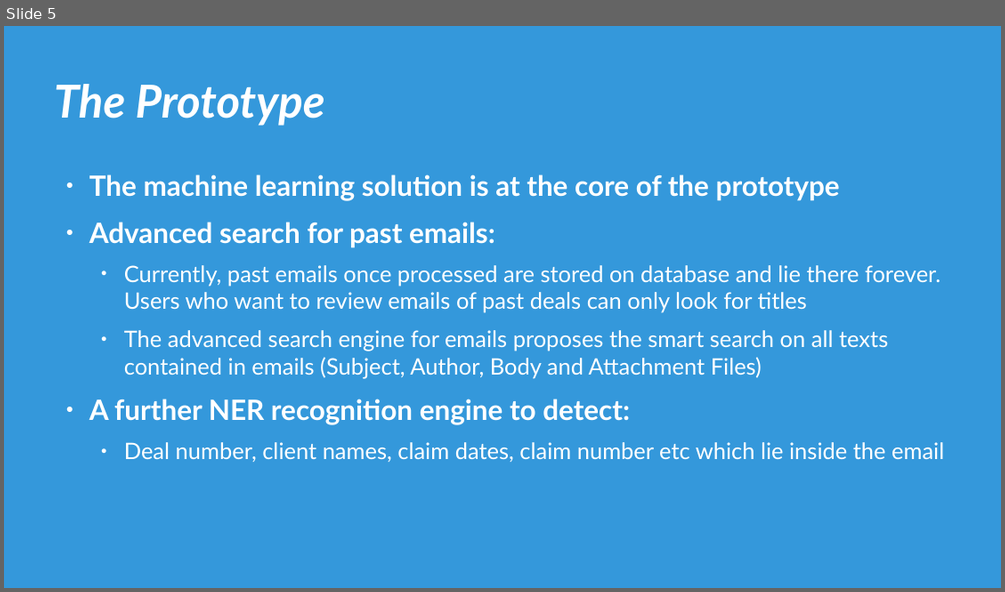
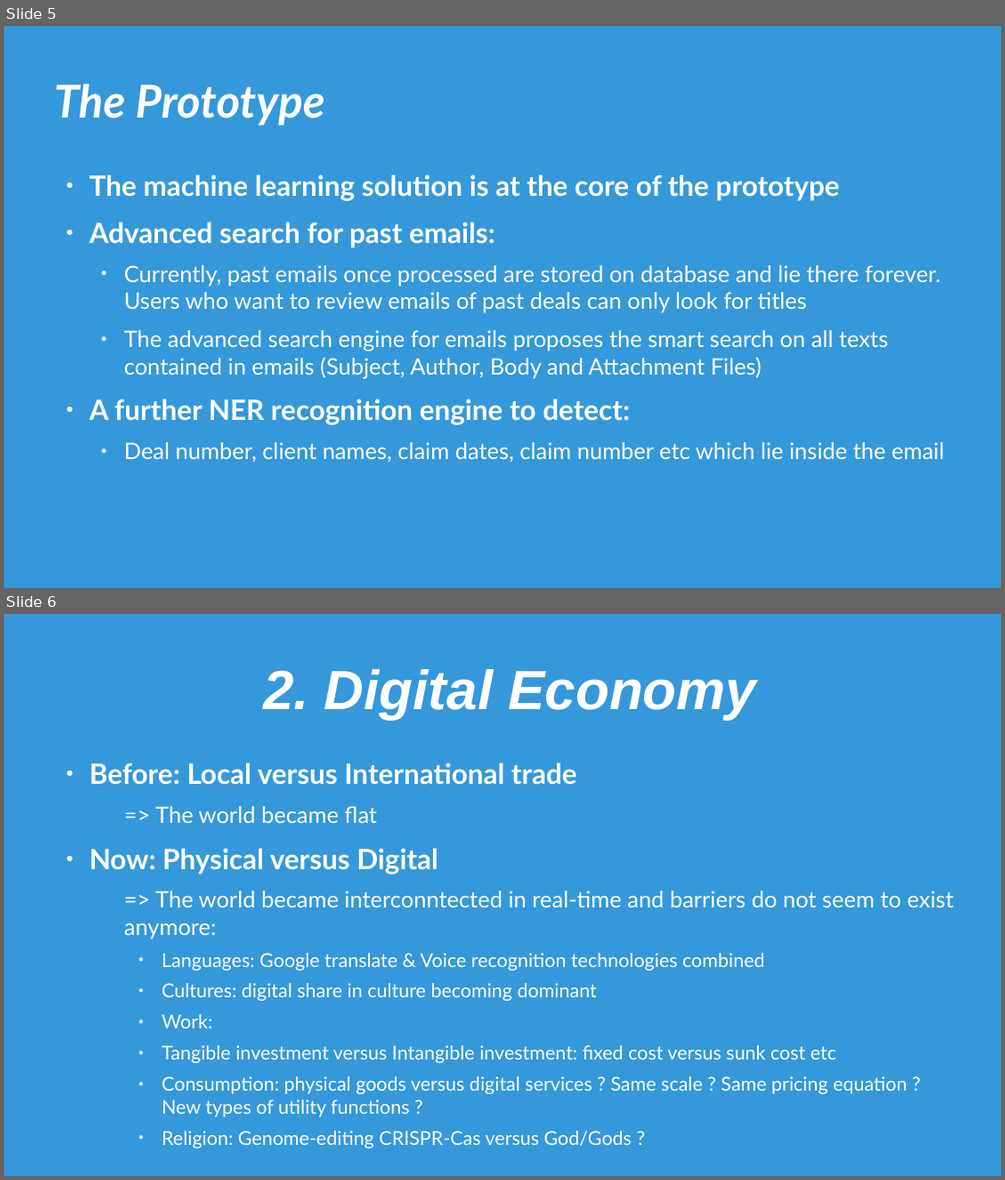
Before and after one commit to dmanh/publish, a slide deck: cafeseminaire_May_2019/production_machine_learning.odp. Shown one above the other, each under a label of ours: slide 5 before the commit, slides 5 and 6 after it. The pictures are 1005x592 and 1005x1180 pixels, drawn with LibreOffice and Linux fonts; fonts in the diff are those of the drawing. Boxes give left, top, right and bottom in pixels: in the first picture for what was removed or moved away, otherwise in the second. Text is boxed around its words. In the diff, an @@ line names an element or a change of style, - is before the commit and + after.

```diff
--- a/cafeseminaire_May_2019/production_machine_learning.odp
+++ b/cafeseminaire_May_2019/production_machine_learning.odp
@@ slide 6 added at (x1=4, y1=614, x2=1001, y2=1176), background #3498DB @@
@@ title added at (x1=263, y1=669, x2=756, y2=719), 54 pt, text #FFFFFF, bold, italic @@
+2. Digital Economy
@@ text added at (x1=89, y1=763, x2=954, y2=1149), 18.8 pt, text #FFFFFF @@
+● Before: Local versus International trade
+  => The world became flat
+● Now: Physical versus Digital
+  => The world became interconntected in real-time and barriers do not seem to exist anymore:
+    ● Languages: Google translate & Voice recognition technologies combined
+    ● Cultures: digital share in culture becoming dominant
+    ● Work:
+    ● Tangible investment versus Intangible investment: fixed cost versus sunk cost etc
+    ● Consumption: physical goods versus digital services ? Same scale ? Same pricing equation ? New types of utility functions ?
+    ● Religion: Genome-editing CRISPR-Cas versus God/Gods ?
```
Also in this commit, not shown: 3 other slides added, 1 slide removed, 2 other files.
